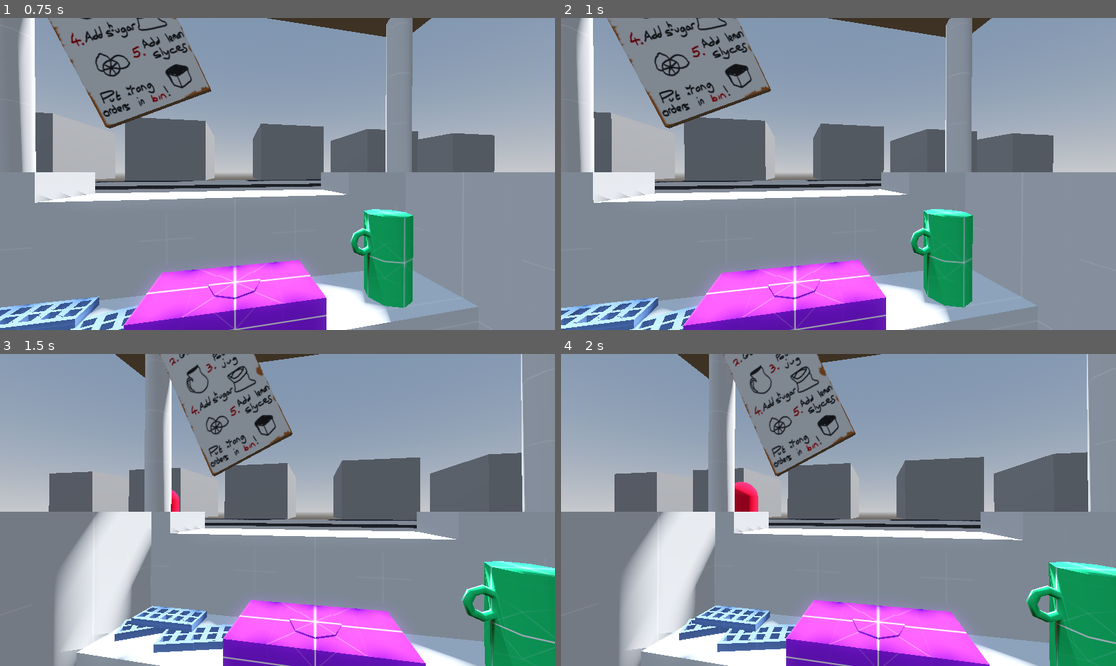
Above: before the commit, frames 1-4 (two rows, left to right).
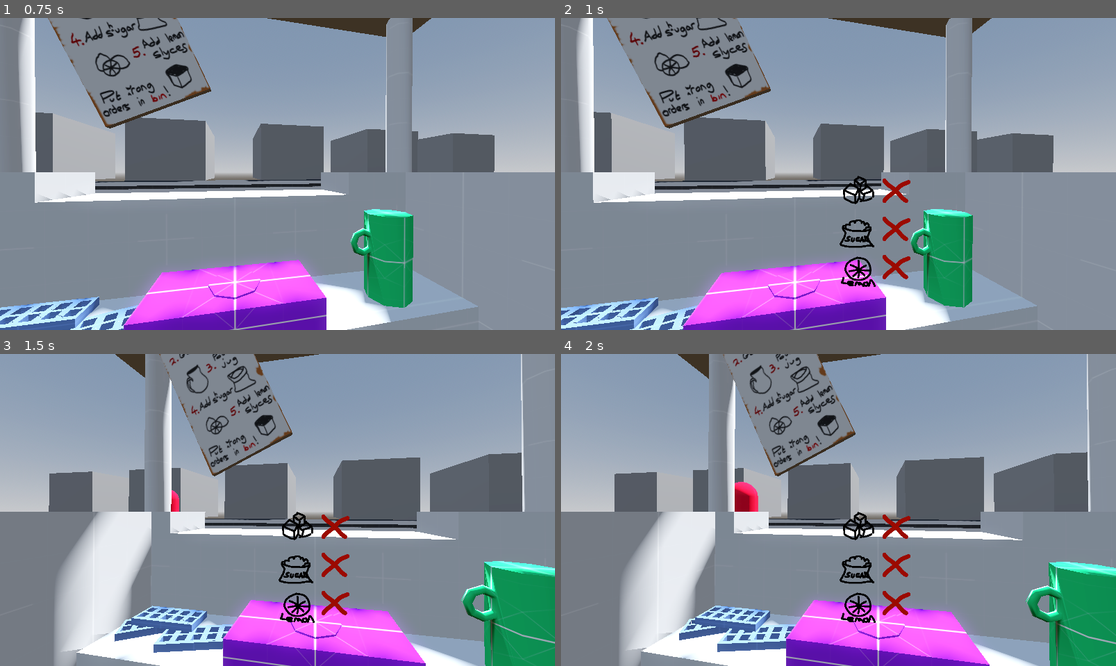
Above: after the commit, the same moments.

Repository: joshuaclarkuk/ProjectLemonade
Game: Godot game, scene res://Levels/main.tscn
Same seed, same stepped clock (60 frames per second), same inputs: the game is played once before the commit and once after it.
Inputs (mouse positions are in pixels of both pictures, inside the frame that each line leads up to):
- Up to frame 1 (0.75 s): tap Enter at 0.5 s; move the mouse to (305, 174) at 0.52 s; press the mouse at (305, 174) at 0.53 s
- Up to frame 2 (1 s): no input
- Up to frame 3 (1.5 s): tap Space at 1.25 s; move the mouse to (249, 510) at 1.27 s; release the mouse at (249, 510) at 1.28 s; click (249, 510) at 1.35 s
- Up to frame 4 (2 s): no input

Frame 1 is identical in both runs. In frame 2, 1.2% of the frame differs, in the area x 50-63%, y 50-87%; in frame 3, 1.2%; in frame 4, 1.2%.

Commit message:
Queue and UI Working
Queue now cycles correctly and UI displays upon next zombie entering the front of the queue

Diff:
--- a/Levels/main.tscn
+++ b/Levels/main.tscn
@@ -35,7 +35,7 @@
 transform = Transform3D(1, 0, 0, 0, 1, 0, 0, 0, 1, 0.1, 1, 7)
 
 [node name="OverviewCam" type="Camera3D" parent="."]
-transform = Transform3D(1, -1.40486e-08, -5.11327e-09, 1.49502e-08, 0.939693, 0.34202, 0, -0.34202, 0.939693, 0.1, 4.2, 9.15)
+transform = Transform3D(0.5, 0.296198, -0.813798, 1.49502e-08, 0.939693, 0.34202, 0.866025, -0.17101, 0.469846, -42.9, 11.7, 9.15)
 
 [node name="LemonadeStand" parent="." instance=ExtResource("4_os8h6")]
 transform = Transform3D(1, 0, 0, 0, 1, 0, 0, 0, 1, 0.1, 0.5, 6.425)
@@ -111,10 +111,10 @@
 [node name="LeavePoints" type="Node3D" parent="."]
 
 [node name="LeavePointA" type="Marker3D" parent="LeavePoints"]
-transform = Transform3D(1, 0, 0, 0, 1, 0, 0, 0, 1, 55, 1, 4.5)
+transform = Transform3D(1, 0, 0, 0, 1, 0, 0, 0, 1, 55, -1, 4.5)
 
 [node name="LeavePointB" type="Marker3D" parent="LeavePoints"]
-transform = Transform3D(1, 0, 0, 0, 1, 0, 0, 0, 1, -55, 1, 4.5)
+transform = Transform3D(1, 0, 0, 0, 1, 0, 0, 0, 1, -55, -1, 4.5)
 
 [node name="ZombieSpawnTimer" type="Timer" parent="."]
 autostart = true
--- a/Scripts/Zombie/zombie.gd
+++ b/Scripts/Zombie/zombie.gd
@@ -1,4 +1,11 @@
 class_name Zombie extends CharacterBody3D
+
+const CROSS = preload("res://Assets/Textures/ZombieUI/cross.png")
+const TICK = preload("res://Assets/Textures/ZombieUI/tick.png")
+@onready var ingredient_request_ui: Control = $IngredientRequestUI
+@onready var ice_tick: TextureRect = $IngredientRequestUI/CenterContainer/Panel/GridContainer/IceTick
+@onready var sugar_tick: TextureRect = $IngredientRequestUI/CenterContainer/Panel/GridContainer/SugarTick
+@onready var lemon_tick: TextureRect = $IngredientRequestUI/CenterContainer/Panel/GridContainer/LemonTick
 
 @export var walk_speed: float = 5.0
 
@@ -27,6 +34,8 @@
 	for ingredient in requested_ingredient_list:
 		requested_ingredient_list_dict[ingredient] = false
 
+	ingredient_request_ui.set_visible(false)
+
 
 func _physics_process(delta: float) -> void:
 	if is_moving_to_queue_point:
@@ -46,6 +55,8 @@
 
 		if global_position.distance_squared_to(point_to_leave) < 0.01:
 			is_moving_to_leave_point = false
+			print(name, ": leaving map")
+			queue_free()
 
 
 func create_ingredient_request(state_to_add_if_true: GameManager.LemonadeState) -> void:
@@ -63,6 +74,8 @@
 	print(name, ": QPI: ", str(queue_point_index))
 	point.occupying_zombie = self
 	print(point.name, " is occupied by: ", self.name)
+	if queue_point_index == 0:
+		display_recipe_request()
 
 
 func be_served_drink(ingredients_in_drink: Array[GameManager.LemonadeState]) -> void:
@@ -105,3 +118,19 @@
 	queue_point.is_occupied = false
 	is_moving_to_queue_point = false
 	is_moving_to_leave_point = true
+	ingredient_request_ui.set_visible(false)
+
+
+func display_recipe_request() -> void:
+	assign_tick_or_cross(GameManager.LemonadeState.ICE, ice_tick)
+	assign_tick_or_cross(GameManager.LemonadeState.SUGAR, sugar_tick)
+	assign_tick_or_cross(GameManager.LemonadeState.LEMON, lemon_tick)
+
+	ingredient_request_ui.set_visible(true)
+
+
+func assign_tick_or_cross(ingredient: GameManager.LemonadeState, tick_texture: TextureRect) -> void:
+	if requested_ingredient_list.has(ingredient):
+		tick_texture.texture = TICK
+	else:
+		tick_texture.texture = CROSS
--- a/Zombie/zombie.tscn
+++ b/Zombie/zombie.tscn
@@ -1,7 +1,10 @@
-[gd_scene load_steps=5 format=3 uid="uid://cy5djbhk8fxak"]
+[gd_scene load_steps=8 format=3 uid="uid://cy5djbhk8fxak"]
 
 [ext_resource type="Script" path="res://Scripts/Zombie/zombie.gd" id="1_bxugx"]
 [ext_resource type="Material" uid="uid://bbpj184144cky" path="res://Materials/Prototyping/prototyping_red.tres" id="1_xx0i1"]
+[ext_resource type="Texture2D" uid="uid://dl84uby2t8gld" path="res://Assets/Textures/ZombieUI/IceCubeSprite.png" id="3_vpgqq"]
+[ext_resource type="Texture2D" uid="uid://buvm2wwtpmlf2" path="res://Assets/Textures/ZombieUI/SugarSprite.png" id="4_o0tst"]
+[ext_resource type="Texture2D" uid="uid://b5m2meaq67fs" path="res://Assets/Textures/ZombieUI/Lemon.png" id="5_g4q8f"]
 
 [sub_resource type="CapsuleShape3D" id="CapsuleShape3D_uhe8y"]
 
@@ -18,3 +21,57 @@
 [node name="Mesh" type="MeshInstance3D" parent="."]
 material_override = ExtResource("1_xx0i1")
 mesh = SubResource("CapsuleMesh_vt3mw")
+
+[node name="IngredientRequestUI" type="Control" parent="."]
+layout_mode = 3
+anchors_preset = 15
+anchor_right = 1.0
+anchor_bottom = 1.0
+grow_horizontal = 2
+grow_vertical = 2
+
+[node name="CenterContainer" type="CenterContainer" parent="IngredientRequestUI"]
+layout_mode = 1
+anchors_preset = 15
+anchor_right = 1.0
+anchor_bottom = 1.0
+grow_horizontal = 2
+grow_vertical = 2
+
+[node name="Panel" type="Panel" parent="IngredientRequestUI/CenterContainer"]
+layout_mode = 2
+
+[node name="VBoxContainer" type="VBoxContainer" parent="IngredientRequestUI/CenterContainer/Panel"]
+layout_mode = 1
+anchors_preset = 15
+anchor_right = 1.0
+anchor_bottom = 1.0
+grow_horizontal = 2
+grow_vertical = 2
+
+[node name="GridContainer" type="GridContainer" parent="IngredientRequestUI/CenterContainer/Panel"]
+layout_mode = 0
+offset_right = 40.0
+offset_bottom = 40.0
+columns = 2
+
+[node name="IceSprite" type="TextureRect" parent="IngredientRequestUI/CenterContainer/Panel/GridContainer"]
+layout_mode = 2
+texture = ExtResource("3_vpgqq")
+
+[node name="IceTick" type="TextureRect" parent="IngredientRequestUI/CenterContainer/Panel/GridContainer"]
+layout_mode = 2
+
+[node name="SugarSprite" type="TextureRect" parent="IngredientRequestUI/CenterContainer/Panel/GridContainer"]
+layout_mode = 2
+texture = ExtResource("4_o0tst")
+
+[node name="SugarTick" type="TextureRect" parent="IngredientRequestUI/CenterContainer/Panel/GridContainer"]
+layout_mode = 2
+
+[node name="LemonSprite" type="TextureRect" parent="IngredientRequestUI/CenterContainer/Panel/GridContainer"]
+layout_mode = 2
+texture = ExtResource("5_g4q8f")
+
+[node name="LemonTick" type="TextureRect" parent="IngredientRequestUI/CenterContainer/Panel/GridContainer"]
+layout_mode = 2
Binary file added: Assets/Textures/ZombieUI/IceCubeSprite.png
Not shown, added: Assets/Textures/ZombieUI/IceCubeSprite.png.import
Binary file added: Assets/Textures/ZombieUI/Lemon.png
Not shown, added: Assets/Textures/ZombieUI/Lemon.png.import
Binary file added: Assets/Textures/ZombieUI/SugarSprite.png
Not shown, added: Assets/Textures/ZombieUI/SugarSprite.png.import
Binary file added: Assets/Textures/ZombieUI/cross.png
Not shown, added: Assets/Textures/ZombieUI/cross.png.import
Binary file added: Assets/Textures/ZombieUI/tick.png
Not shown, added: Assets/Textures/ZombieUI/tick.png.import
